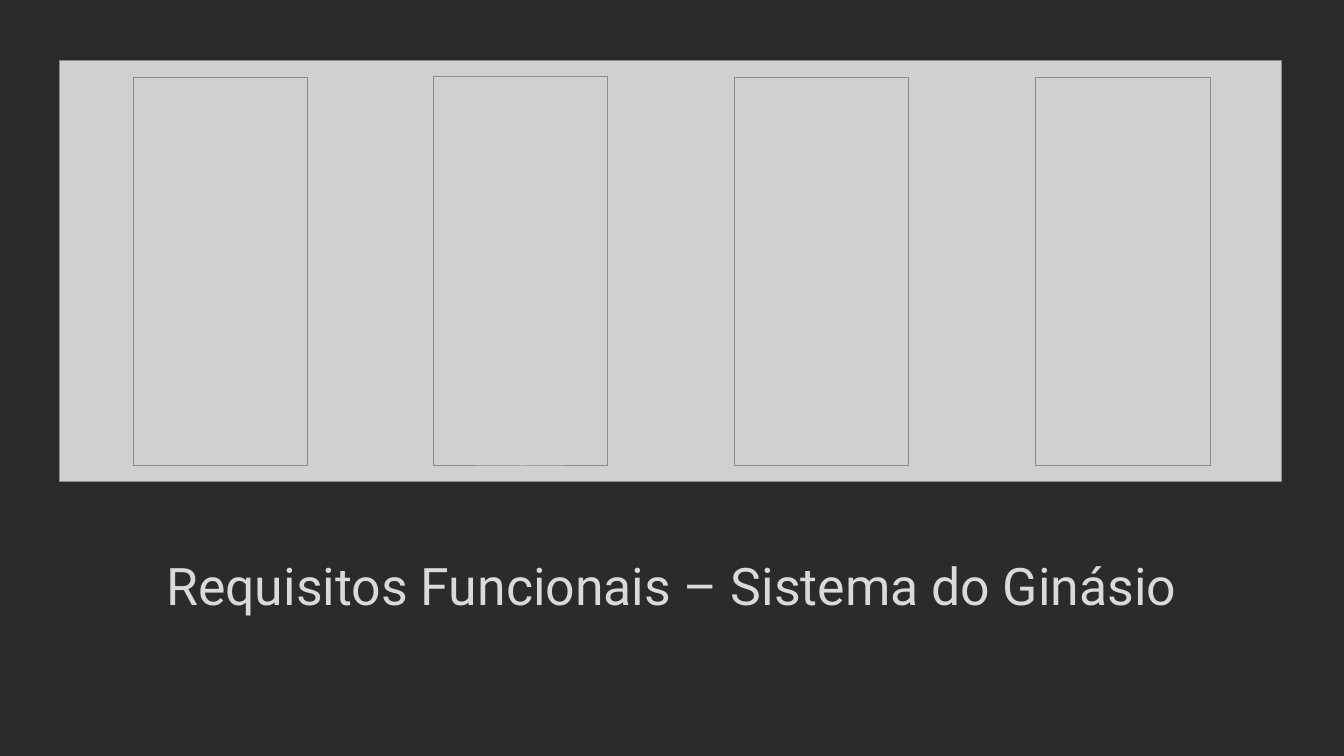
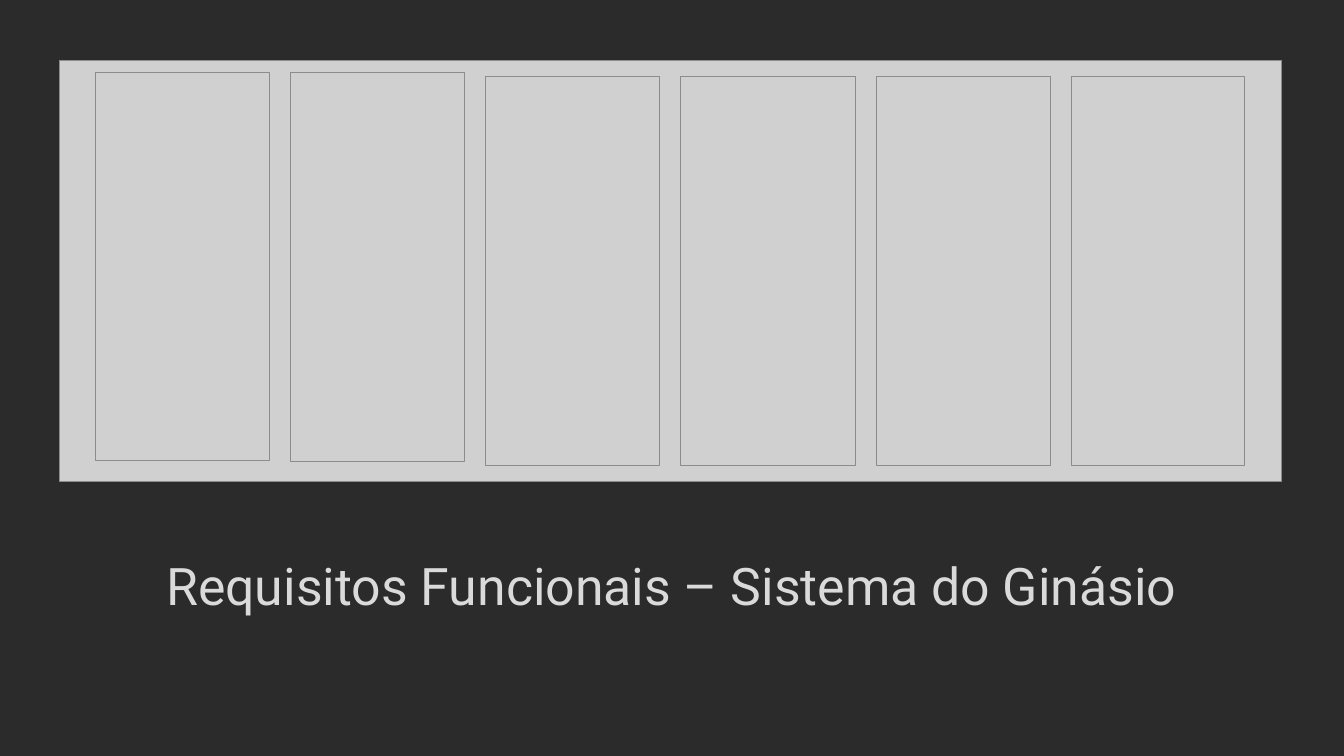
Before and after one commit to Presentation12/Ipca_Gym, a slide deck: slide 8 of Entrega_1/Apresentação.odp. Drawn at 1344x756 pixels with LibreOffice and Linux fonts; fonts in the diff are those of the drawing; grey boxes stand for pictures; background and template pictures are left out; a plain dark background stands for a picture behind light text. Boxes give left, top, right and bottom in pixels: in the first picture for what was removed or moved away, otherwise in the second. Text is boxed around its words. In the diff, an @@ line names an element or a change of style, - is before the commit and + after.

```diff
--- a/Entrega_1/Apresentação.odp
+++ b/Entrega_1/Apresentação.odp
@@ picture: place and size @@
-picture at [133,78,308,467]
+picture at [95,73,269,462]
@@ picture: place and size @@
-picture at [434,77,608,466]
+picture at [290,73,465,462]
@@ picture: place and size @@
-picture at [735,78,909,467]
+picture at [486,77,660,466]
@@ picture: place and size @@
-picture at [1035,78,1211,467]
+picture at [681,77,856,466]
@@ picture added at [876,77,1051,466] @@
@@ picture added at [1072,77,1245,466] @@
```
Also in this commit, not shown: 4 other slides changed.
